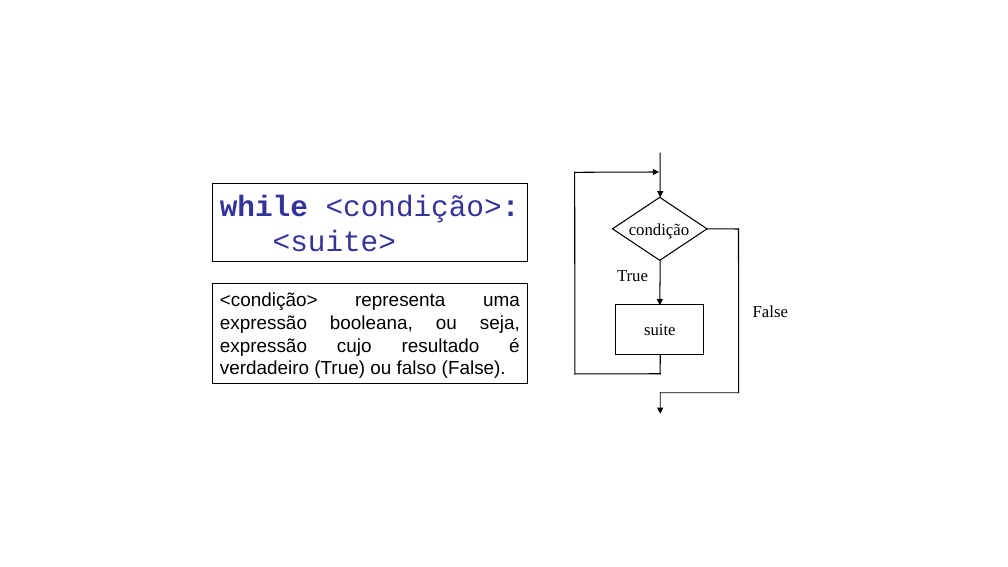
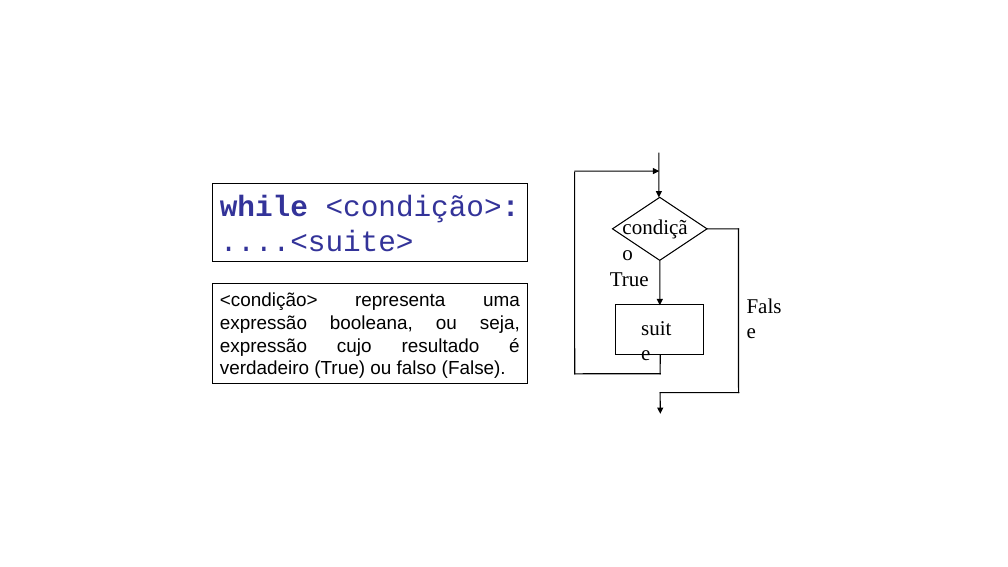
Before and after one commit to psloliveirajr/Introducao_a_Python3, a slide deck: slide 13 of img/imagens.pptx. Drawn at 1008x567 pixels with LibreOffice and Linux fonts; fonts in the diff are those of the drawing. Boxes give left, top, right and bottom in pixels: in the first picture for what was removed or moved away, otherwise in the second. Text is boxed around its words. In the diff, an @@ line names an element or a change of style, - is before the commit and + after.

```diff
--- a/img/imagens.pptx
+++ b/img/imagens.pptx
@@ text at [273, 230, 396, 252]: text changed @@
-<suite>
+....<suite>
@@ size 16 to 20 pt in 4 elements at [220, 230, 414, 252], [610, 272, 649, 287], [326, 195, 520, 223], [442, 360, 506, 378] @@
@@ text "False": place and size @@
-text "False" at [753, 305, 788, 317]
+text "False" at [442, 360, 506, 378]
@@ arrow (660, 393) - (660, 414): stroke #000000 0.74 pt to #000000 1 pt @@
@@ line (660, 392) - (739, 392): stroke #000000 0.74 pt to #000000 1 pt @@
```
Also in this commit, not shown: 1 other slide changed, 1 slide added, 7 other files.
